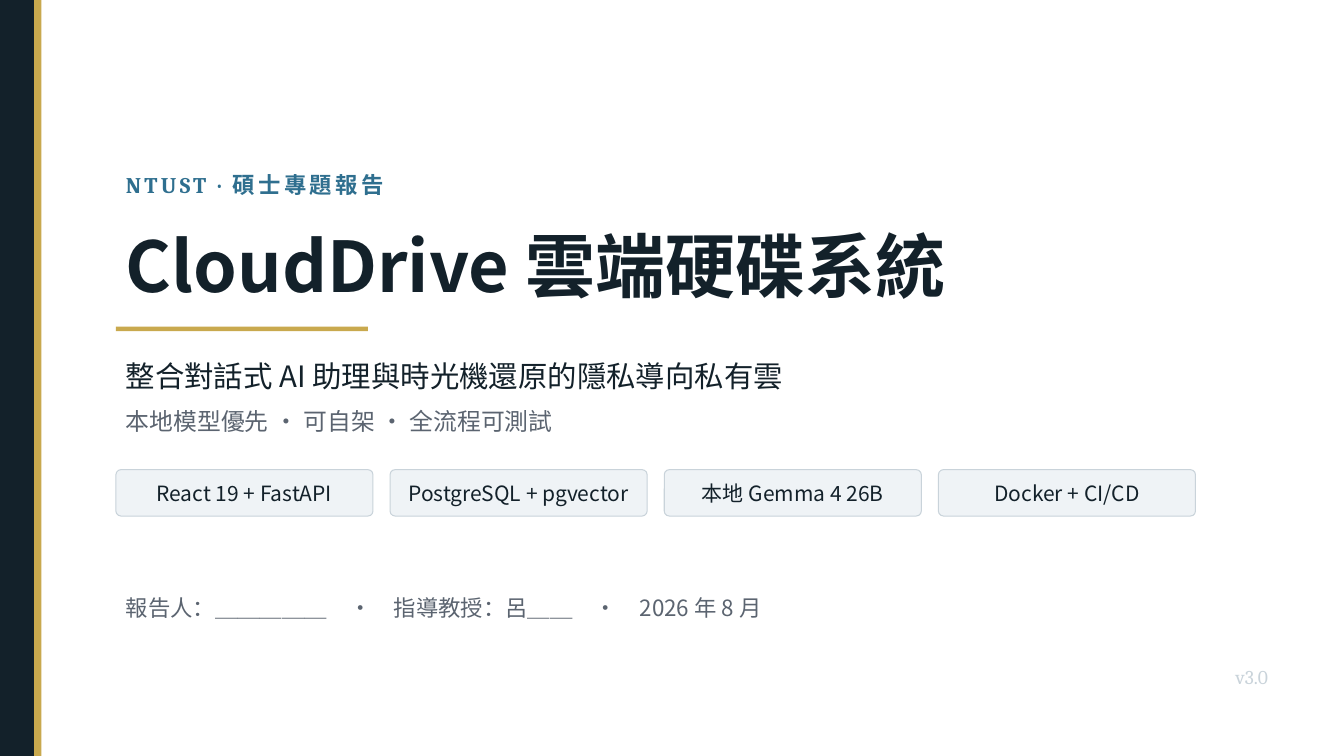
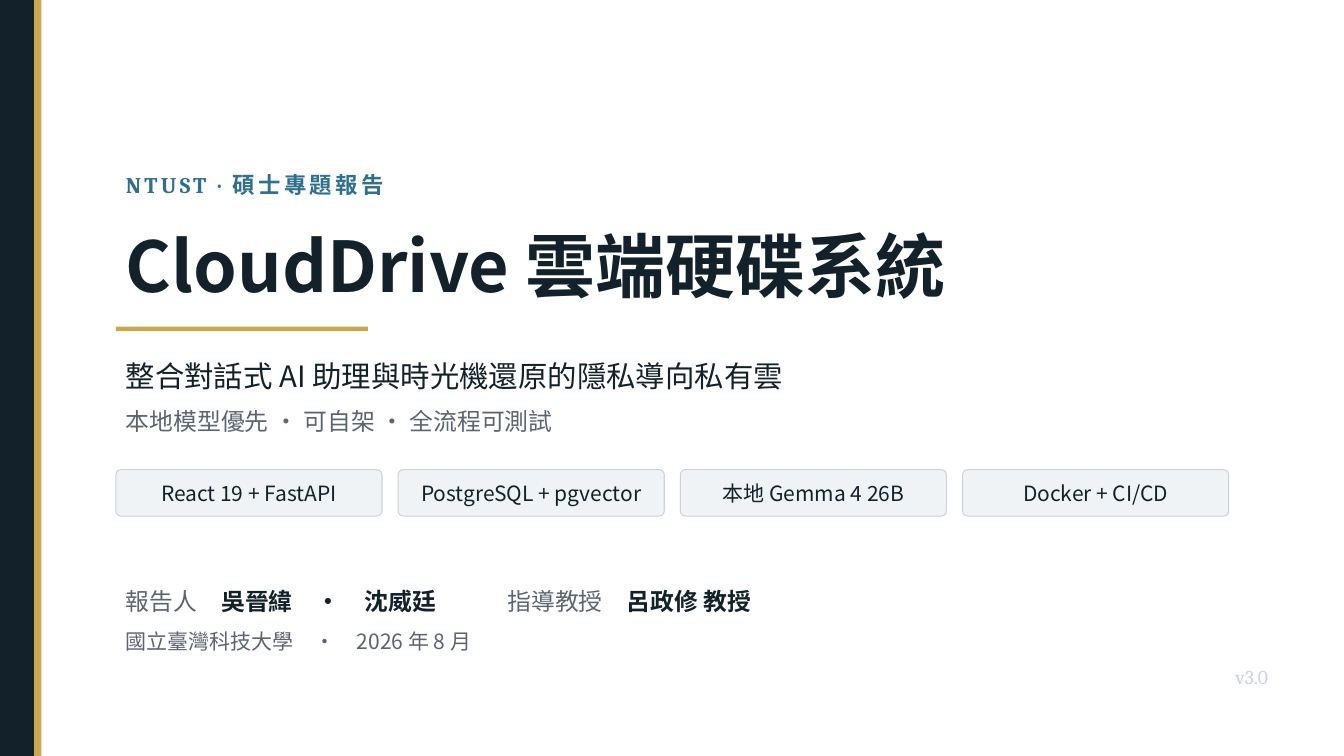
Before and after one commit to billwu101/CloudDrive, a slide deck: slide 1 of doc/ppt/CloudDrive_專題報告_v3.0.pptx. Drawn at 1344x756 pixels with LibreOffice and Linux fonts; fonts in the diff are those of the drawing. Boxes give left, top, right and bottom in pixels: in the first picture for what was removed or moved away, otherwise in the second. Text is boxed around its words. In the diff, an @@ line names an element or a change of style, - is before the commit and + after.

```diff
--- a/doc/ppt/CloudDrive_專題報告_v3.0.pptx
+++ b/doc/ppt/CloudDrive_專題報告_v3.0.pptx
@@ rounded rectangle: place and size @@
-rounded rectangle at (116, 470, 373, 516)
+rounded rectangle at (116, 470, 382, 516)
@@ text "React 19 + FastAPI": place and size @@
-text "React 19 + FastAPI" at (156, 485, 332, 502)
+text "React 19 + FastAPI" at (161, 485, 337, 502)
@@ rounded rectangle: place and size @@
-rounded rectangle at (390, 470, 647, 516)
+rounded rectangle at (398, 470, 664, 516)
@@ text "PostgreSQL + pgvector": place and size @@
-text "PostgreSQL + pgvector" at (408, 485, 628, 506)
+text "PostgreSQL + pgvector" at (421, 485, 641, 506)
@@ rounded rectangle: place and size @@
-rounded rectangle at (664, 470, 922, 516)
+rounded rectangle at (681, 470, 947, 516)
@@ text "本地 Gemma 4 26B": place and size @@
-text "本地 Gemma 4 26B" at (702, 483, 883, 503)
+text "本地 Gemma 4 26B" at (723, 483, 904, 503)
@@ rounded rectangle: place and size @@
-rounded rectangle at (939, 470, 1196, 516)
+rounded rectangle at (963, 470, 1229, 516)
@@ text "Docker + CI/CD": place and size @@
-text "Docker + CI/CD" at (994, 484, 1139, 505)
+text "Docker + CI/CD" at (1023, 484, 1168, 505)
@@ text at (126, 589, 752, 612): text changed; size 16 to 17 pt; text colour #5B6470 to #13212A; bold on @@
-報告人：＿＿＿＿＿ · 指導教授：呂＿＿ · 2026 年 8 月
+報告人 吳晉緯 · 沈威廷 指導教授 呂政修 教授
@@ text added at (126, 631, 471, 651), 15 pt, text #5B6470 @@
+國立臺灣科技大學 · 2026 年 8 月
```
Also in this commit, not shown: 1 other file.
